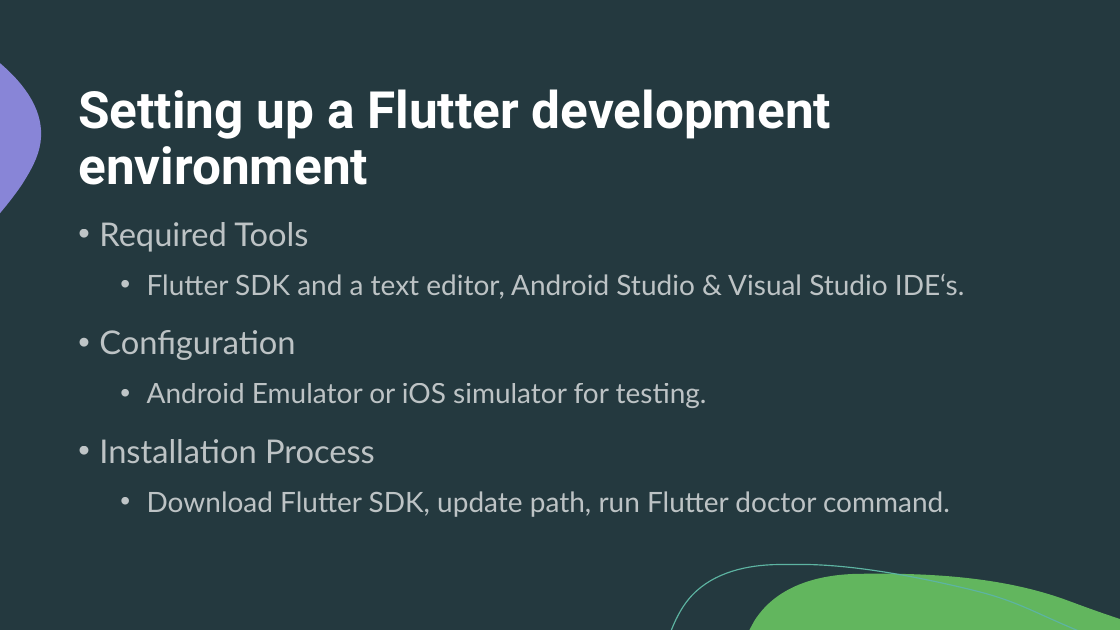
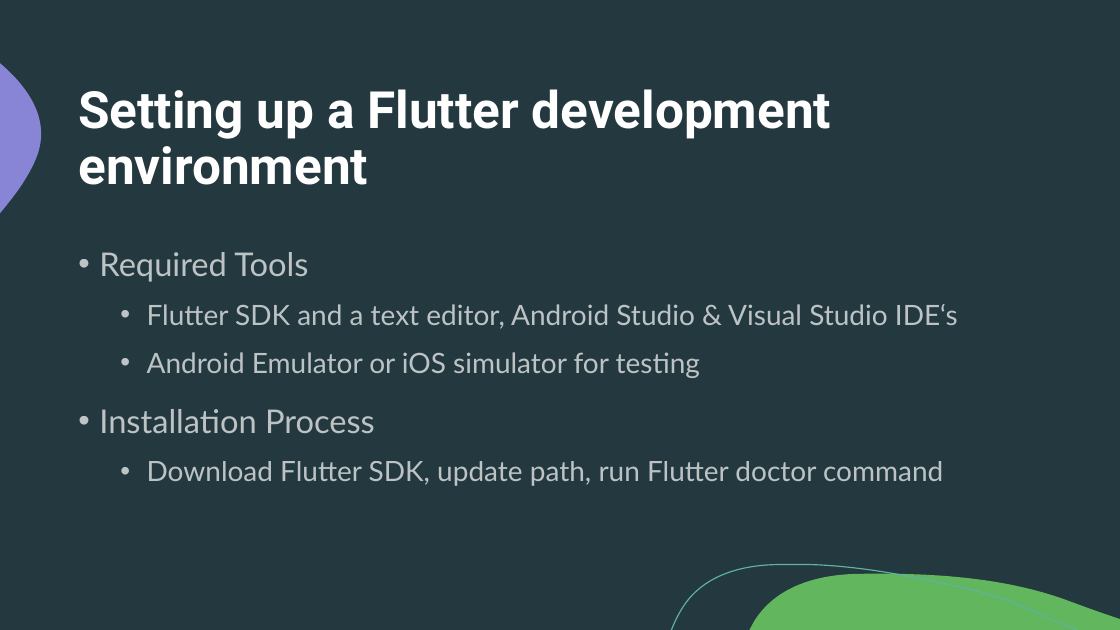
Before and after one commit to Magjin/ePortfolio_flutter, a slide deck: slide 11 of Flutter.pptx. Drawn at 1120x630 pixels with LibreOffice and Linux fonts; fonts in the diff are those of the drawing. Boxes give left, top, right and bottom in pixels: in the first picture for what was removed or moved away, otherwise in the second. Text is boxed around its words. In the diff, an @@ line names an element or a change of style, - is before the commit and + after.

```diff
--- a/Flutter.pptx
+++ b/Flutter.pptx
@@ text at <box>147,304,958,378</box>: text changed @@
-  • Flutter SDK and a text editor, Android Studio & Visual Studio IDE‘s.
-• Configuration
-  • Android Emulator or iOS simulator for testing.
+  • Flutter SDK and a text editor, Android Studio & Visual Studio IDE‘s
+  • Android Emulator or iOS simulator for testing
@@ text at <box>147,461,943,486</box>: text changed @@
-  • Download Flutter SDK, update path, run Flutter doctor command.
+  • Download Flutter SDK, update path, run Flutter doctor command
```
Also in this commit, not shown: 12 other slides changed.
